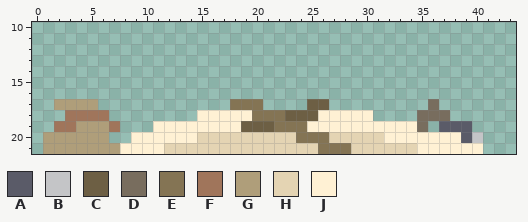
A pixel-art sprite gets an edit: Assets/에셋이요/배경/castle_0.png. This is how it looked before the edit.
The file is 45x22 pixels. Shown: x 0..43, y 10..21.
Palette (. is transparent): A #5a5b68  B #c4c5c7  C #6d5f44  D #786d5e  E #847454  F #a0755b  G #af9e7a  H #e4d4b3  J #fff1d4
Pixels before, first column x 1:
17 .GGGG............EEE....CC.........D....
18 ..FFFF........JJJJJEEECCCJJJJJ....DDD...
19 .FFGGGF...JJJJJJJJCCCEEEJJJJJJJJJJD.AAA.
20 GGGGGG..JJJJJJHHHHHHHHHEEEHHHHHJJJJJJJAB
21 GGGGGGGJJJJHHHHHHHHHHHHHHEEEHHHHHHJJJJJJ
Now the later version:
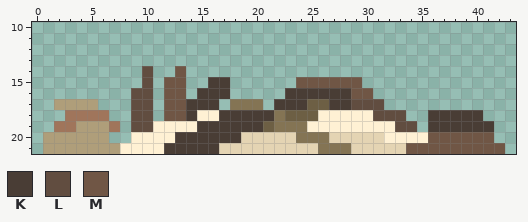
Colours new in this view: K #493d35  L #614d40  M #705645
What changed:
y 14: x 10 . -> L; x 13 . -> M
y 15: x 10 . -> L; x 12..13 .. -> MM; x 16..17 .. -> KK; x 24..29 ...... -> MMMMMM
y 16: x 9..10 .. -> LL; x 12..13 .. -> MM; x 15..17 ... -> KKK; x 23..30 ........ -> KKKKKKMM
y 17: x 9..10 .. -> LL; x 12..16 ..... -> MMKKK; x 22..24 ... -> KKK; x 27..31 ..... -> KKLLL; x 36 D -> .
y 18: x 9..10 .. -> LL; x 12..14 ... -> MMK; x 17..21 JJJEE -> KKKKK; x 31..33 ... -> LLL; x 35..40 DDD... -> .KKKKK
y 19: x 9..10 .. -> LL; x 15..20 JJJJCC -> KKKKKK; x 33..41 JJD.AAA.. -> LL.KKKKKK
y 20: x 13..18 JJHHHH -> KKKKKK; x 36..41 JJJAB. -> MMMMMM
y 21: x 12..16 HHHHH -> KKKKK; x 34..42 HJJJJJJ.. -> MMMMMMMMM
Boxes around the changes in both pictures, in picture pixels (x1, y1, x2, y2):
changed: (131, 66, 505, 154)
